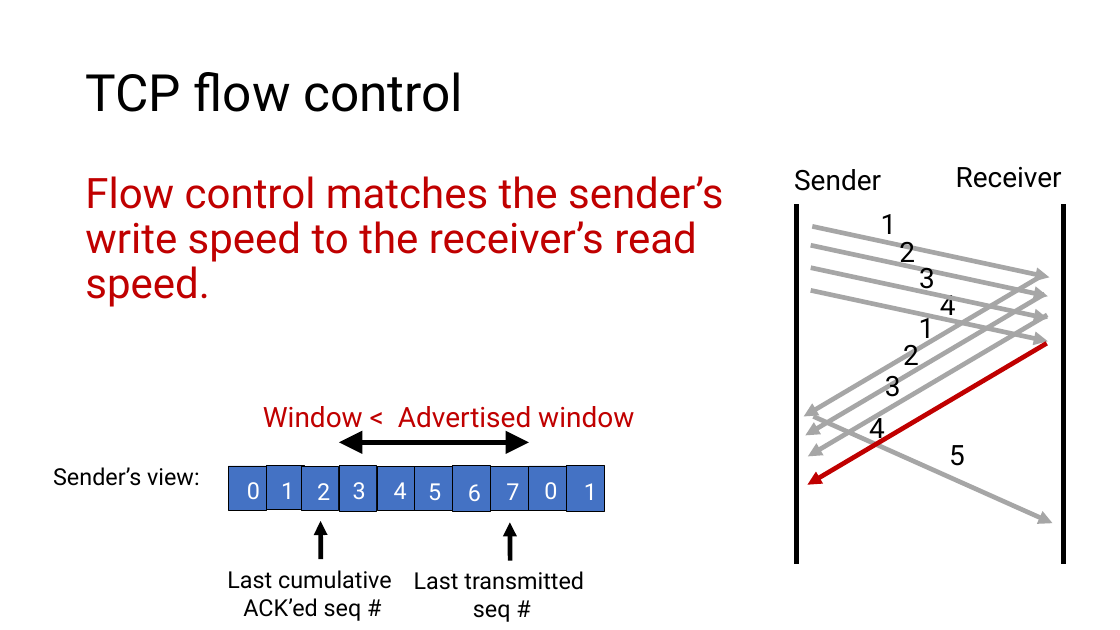
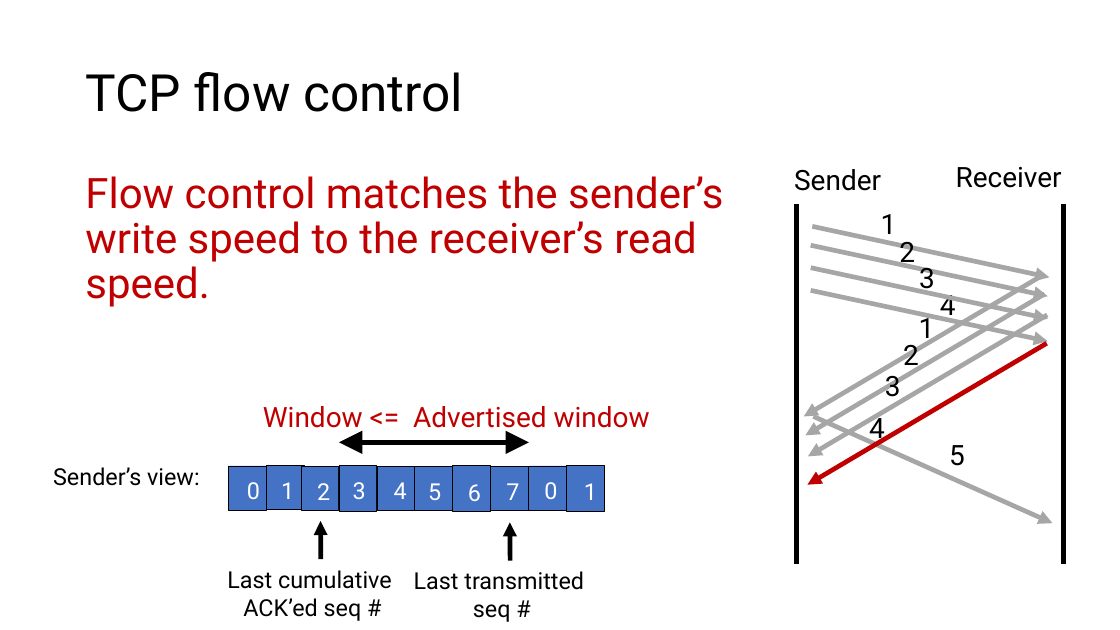
Before and after one commit to ngsrinivas/coursegen, a slide deck: slide 23 of ex/352-S21/staging/352-S21/lectures/transport-tcp-ordering-flow-control-intro-congestion-control.pptx. Drawn at 1120x630 pixels with LibreOffice and Linux fonts; fonts in the diff are those of the drawing. Boxes give left, top, right and bottom in pixels: in the first picture for what was removed or moved away, otherwise in the second. Text is boxed around its words. In the diff, an @@ line names an element or a change of style, - is before the commit and + after.

Commit message:
Initial version of congestion control slides

```diff
--- a/ex/352-S21/staging/352-S21/lectures/transport-tcp-ordering-flow-control-intro-congestion-control.pptx
+++ b/ex/352-S21/staging/352-S21/lectures/transport-tcp-ordering-flow-control-intro-congestion-control.pptx
@@ text at [263,406,650,434]: text changed @@
-Window < Advertised window
+Window <= Advertised window
```
Also in this commit, not shown: 5 other slides changed, 1 slide added, 3 other files.
